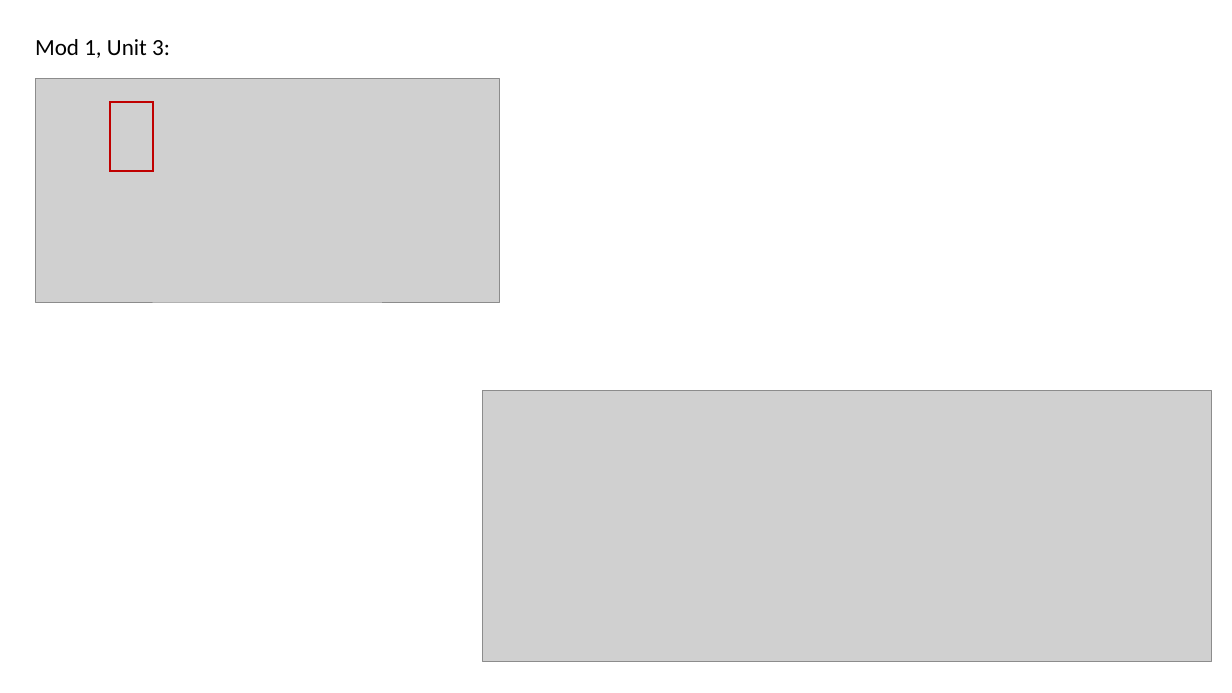
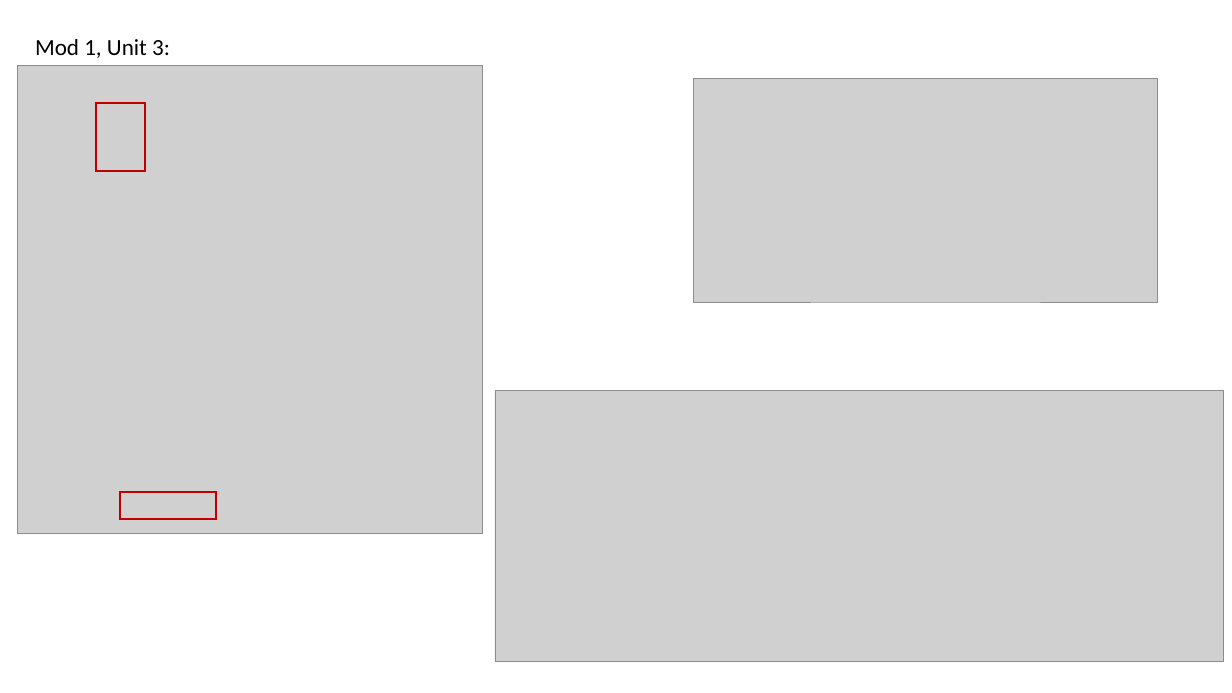
Before and after one commit to wwlpublish/learn-bizapps-pr-test, a slide deck: slide 9 of learn-bizapps-pr/power-bi/get-data-power-bi/media_layered/source-graphics.pptx. Drawn at 1232x693 pixels with LibreOffice and Linux fonts; fonts in the diff are those of the drawing; grey boxes stand for pictures. Boxes give left, top, right and bottom in pixels: in the first picture for what was removed or moved away, otherwise in the second. Text is boxed around its words. In the diff, an @@ line names an element or a change of style, - is before the commit and + after.

```diff
--- a/learn-bizapps-pr/power-bi/get-data-power-bi/media_layered/source-graphics.pptx
+++ b/learn-bizapps-pr/power-bi/get-data-power-bi/media_layered/source-graphics.pptx
@@ picture added at <box>18,66,482,533</box> @@
@@ picture: place and size @@
-picture at <box>35,79,499,302</box>
+picture at <box>694,79,1158,302</box>
@@ rectangle: place and size @@
-rectangle at <box>110,102,152,171</box>
+rectangle at <box>96,103,145,171</box>
@@ picture: place and size @@
-picture at <box>482,391,1212,662</box>
+picture at <box>495,391,1225,662</box>
@@ rectangle added at <box>120,492,216,518</box>, outline #C00000 1.5 pt @@
```
Also in this commit, not shown: 1 other slide changed, 2 other files.
